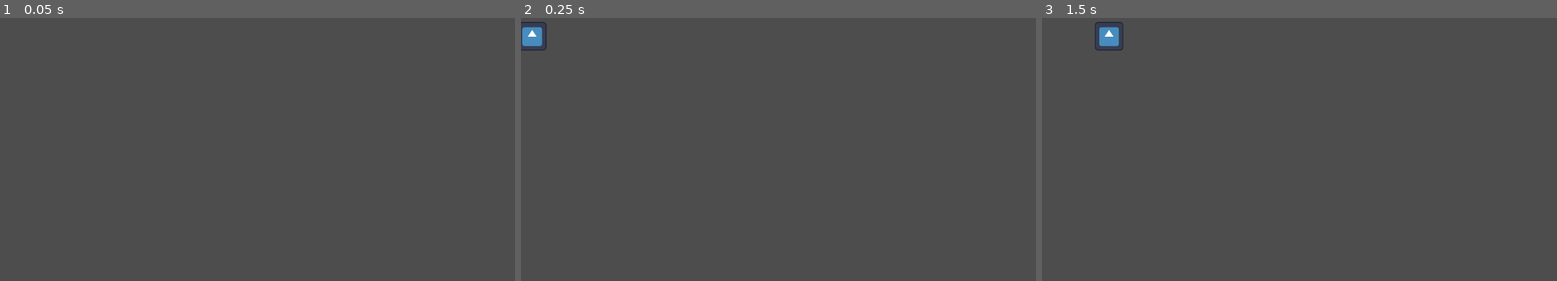
Above: before the commit, frames 1-3 (left to right).
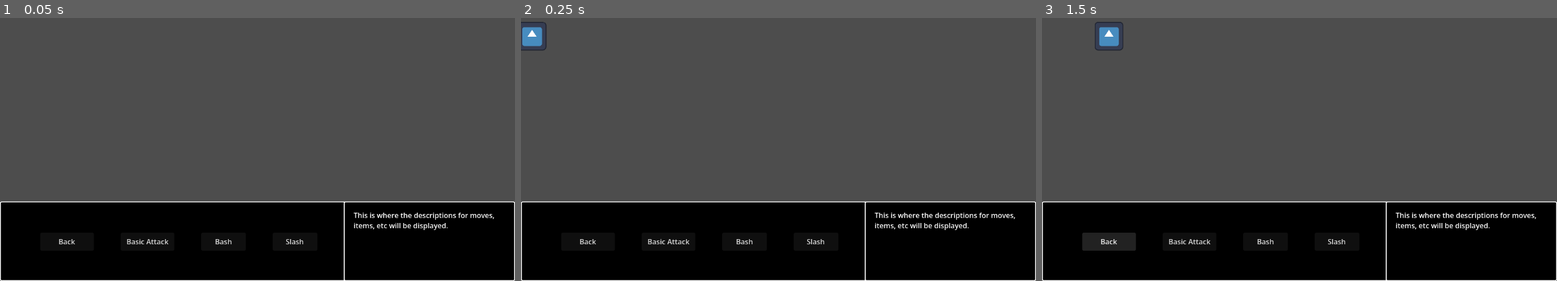
Above: after the commit, the same moments.

Repository: TheLastPear/Bad-Idea-Jam-Game
Game: Godot game, scene res://Scenes/Battle.tscn
Two runs of this game, one before a commit and one after it. Both use one fixed random seed, a clock stepped at 60 frames per second and the inputs below. The engine's default icon, where the game draws it, is replaced by a stand-in: a white triangle on a blue panel in a dark square.
Inputs (mouse positions are in pixels of both pictures, inside the frame that each line leads up to):
- Up to frame 1 (0.05 s): no input
- Up to frame 2 (0.25 s): no input
- Up to frame 3 (1.5 s): click (1191, 241) at 0.5 s, where only the run after the commit has a clickable "Basic Attack"; click (1108, 241) at 1.25 s, where only the run after the commit has a clickable "Back"

The runs differ from the first frame. In frame 1, 30% of the frame differs, in the area x 0-100%, y 69-100%; in frame 2, 30%, in the area x 0-100%, y 3-100%; in frame 3, 30%.

Commit message:
Daily Commit
Battle UI is almost done.

Diff:
--- a/outsite-the-box-rpg/Scenes/Battle.tscn
+++ b/outsite-the-box-rpg/Scenes/Battle.tscn
@@ -115,17 +115,102 @@
 scale = Vector2(0.5, 0.5)
 texture = ExtResource("6_8teo4")
 
-[node name="GUI" type="HBoxContainer" parent="." unique_id=96342802]
-layout_mode = 1
-anchors_preset = -1
-anchor_top = 0.70987654
-anchor_right = 1.0
-anchor_bottom = 1.0
+[node name="GUI" type="Control" parent="." unique_id=1161201848]
+layout_mode = 1
+anchors_preset = 15
+anchor_right = 1.0
+anchor_bottom = 1.0
+grow_horizontal = 2
+grow_vertical = 2
+
+[node name="Box" type="HBoxContainer" parent="GUI" unique_id=96342802]
+layout_mode = 1
+anchors_preset = 12
+anchor_top = 1.0
+anchor_right = 1.0
+anchor_bottom = 1.0
+offset_top = -178.0
 grow_horizontal = 2
 grow_vertical = 0
-metadata/_edit_use_anchors_ = true
-
-[node name="Box" type="NinePatchRect" parent="GUI" unique_id=1456434341]
+
+[node name="Options" type="NinePatchRect" parent="GUI/Box" unique_id=1456434341]
 texture_filter = 1
 layout_mode = 2
+size_flags_horizontal = 3
 texture = ExtResource("10_qxnh6")
+region_rect = Rect2(0, 0, 16, 16)
+patch_margin_left = 3
+patch_margin_top = 3
+patch_margin_right = 3
+patch_margin_bottom = 3
+
+[node name="Action Select" type="Control" parent="GUI/Box/Options" unique_id=1526693352]
+layout_mode = 1
+anchors_preset = 15
+anchor_right = 1.0
+anchor_bottom = 1.0
+grow_horizontal = 2
+grow_vertical = 2
+
+[node name="Return" type="Button" parent="GUI/Box/Options/Action Select" unique_id=414014074]
+layout_mode = 0
+offset_left = 270.0
+offset_top = 70.0
+offset_right = 390.0
+offset_bottom = 110.0
+text = "Basic Attack"
+autowrap_mode = 2
+
+[node name="Basic Action" type="Button" parent="GUI/Box/Options/Action Select" unique_id=909261955]
+layout_mode = 0
+offset_left = 90.0
+offset_top = 70.0
+offset_right = 210.0
+offset_bottom = 110.0
+text = "Back"
+autowrap_mode = 2
+
+[node name="Special Action 1" type="Button" parent="GUI/Box/Options/Action Select" unique_id=1738099436]
+layout_mode = 0
+offset_left = 450.0
+offset_top = 70.0
+offset_right = 550.0
+offset_bottom = 110.0
+text = "Bash"
+
+[node name="Special Action 2" type="Button" parent="GUI/Box/Options/Action Select" unique_id=1649544229]
+layout_mode = 0
+offset_left = 610.0
+offset_top = 70.0
+offset_right = 710.0
+offset_bottom = 110.0
+text = "Slash"
+
+[node name="Description" type="NinePatchRect" parent="GUI" unique_id=1139227537]
+layout_mode = 0
+offset_left = 769.0
+offset_top = 470.0
+offset_right = 1152.0
+offset_bottom = 648.0
+size_flags_horizontal = 3
+size_flags_stretch_ratio = 0.5
+texture = ExtResource("10_qxnh6")
+patch_margin_left = 3
+patch_margin_top = 3
+patch_margin_right = 3
+patch_margin_bottom = 3
+
+[node name="RichTextLabel" type="RichTextLabel" parent="GUI/Description" unique_id=2088067659]
+layout_mode = 1
+anchors_preset = 8
+anchor_left = 0.5
+anchor_top = 0.5
+anchor_right = 0.5
+anchor_bottom = 0.5
+offset_left = -170.0
+offset_top = -70.0
+offset_right = 170.0
+offset_bottom = 70.0
+grow_horizontal = 2
+grow_vertical = 2
+text = "This is where the descriptions for moves, items, etc will be displayed."
--- a/outsite-the-box-rpg/project.godot
+++ b/outsite-the-box-rpg/project.godot
@@ -44,6 +44,7 @@
 
 [rendering]
 
+textures/canvas_textures/default_texture_filter=0
 rendering_device/driver.windows="d3d12"
 renderer/rendering_method="gl_compatibility"
 renderer/rendering_method.mobile="gl_compatibility"
